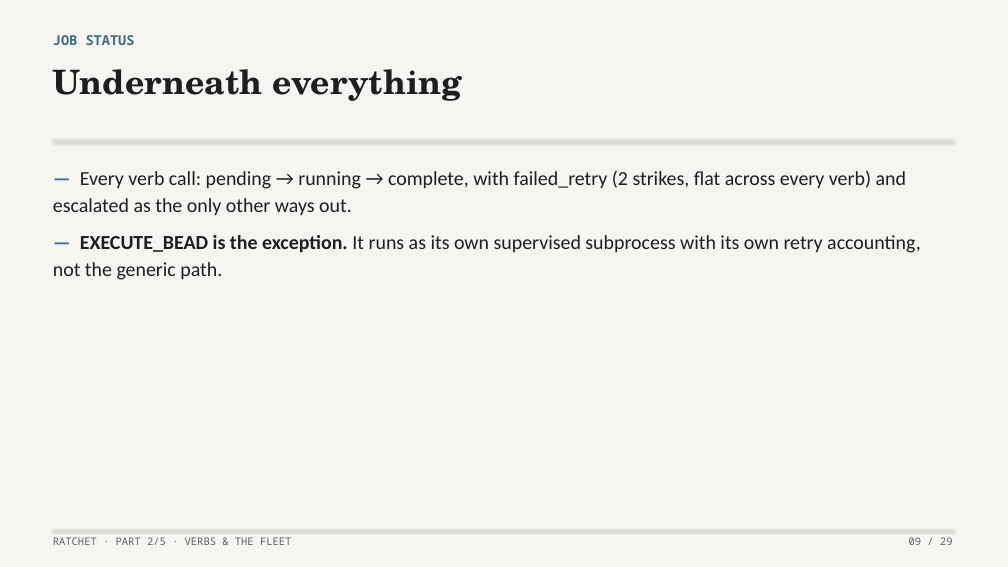
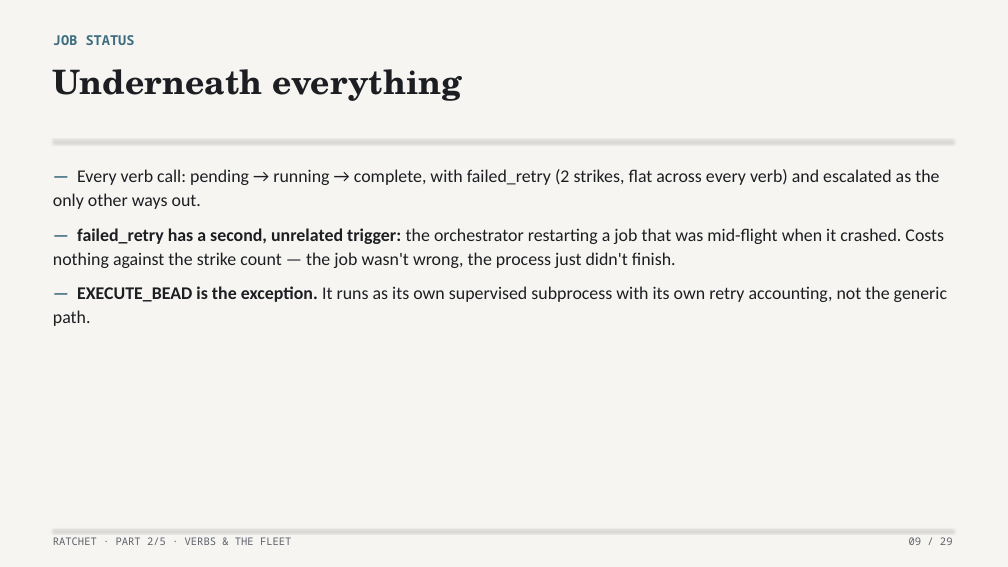
Before and after one commit to lehmann314159/ratchet, a slide deck: slide 9 of writing/decks/02-verbs-and-the-fleet.pptx. Drawn at 1008x567 pixels with LibreOffice and Linux fonts; fonts in the diff are those of the drawing. Boxes give left, top, right and bottom in pixels: in the first picture for what was removed or moved away, otherwise in the second. Text is boxed around its words. In the diff, an @@ line names an element or a change of style, - is before the commit and + after.

```diff
--- a/writing/decks/02-verbs-and-the-fleet.pptx
+++ b/writing/decks/02-verbs-and-the-fleet.pptx
@@ text at <box>53,169,947,326</box>: size 19 to 17 pt in "— Every verb call: pending → running ...", "— EXECUTE_BEAD is the exception. It runs ..." @@
@@ text at <box>53,228,944,268</box>: paragraph added @@
+— failed_retry has a second, unrelated trigger: the orchestrator restarting a job that was mid-flight when it crashed. Costs nothing against the strike count — the job wasn't wrong, the process just didn't finish.
```
Also in this commit, not shown: 2 other files.
